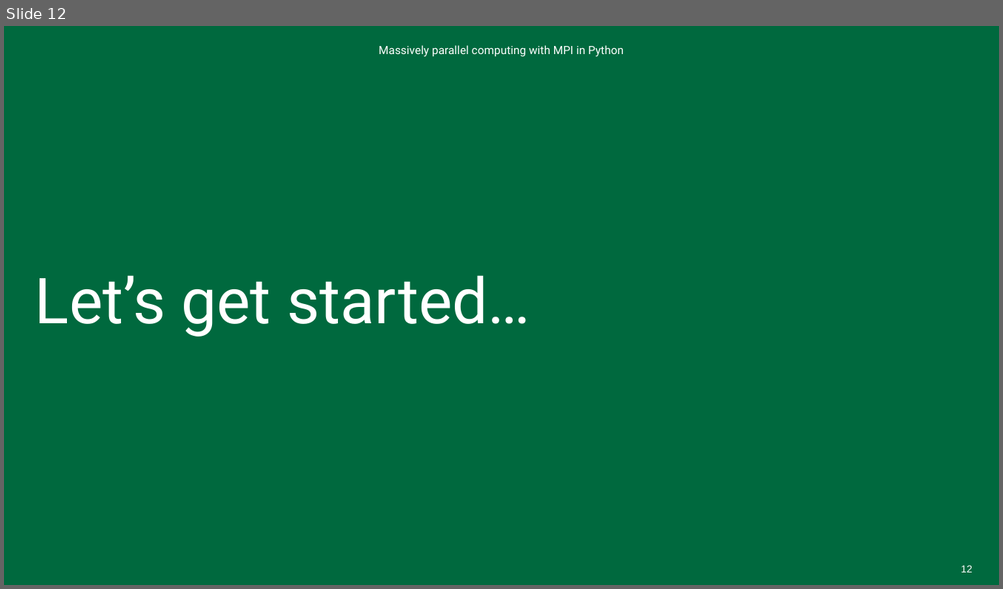
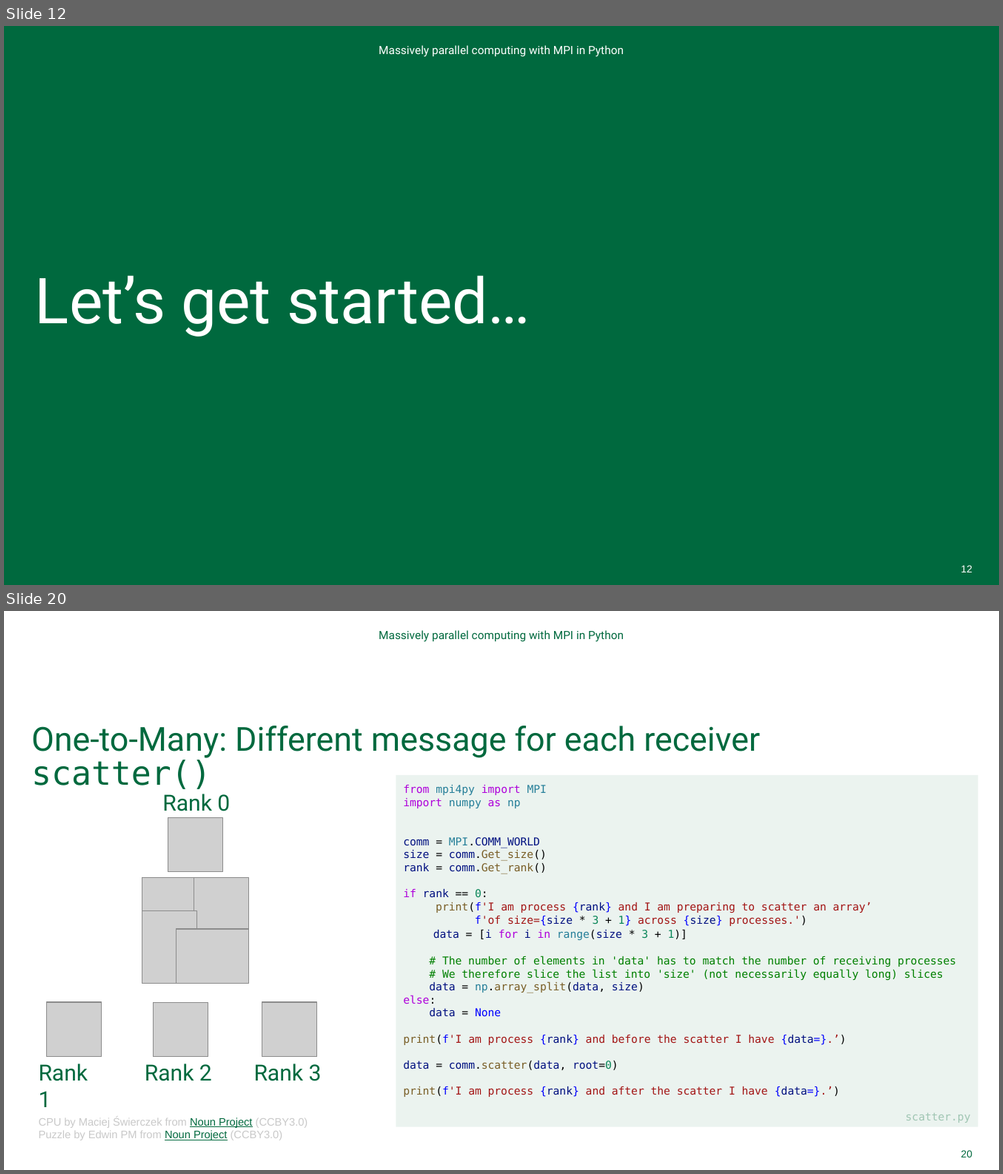
Before and after one commit to Dartmouth-Libraries/distributed-computing-with-python-and-mpi, a slide deck: ppt/Distributed-Computing-with-MPI.pptx. Shown one above the other, each under a label of ours: slide 12 before the commit, slides 12 and 20 after it; the slides between them are not shown. The pictures are 1003x589 and 1003x1174 pixels, drawn with LibreOffice and Linux fonts; fonts in the diff are those of the drawing; grey boxes stand for pictures; background and template pictures are left out. Boxes give left, top, right and bottom in pixels: in the first picture for what was removed or moved away, otherwise in the second. Text is boxed around its words. In the diff, an @@ line names an element or a change of style, - is before the commit and + after.

```diff
--- a/ppt/Distributed-Computing-with-MPI.pptx
+++ b/ppt/Distributed-Computing-with-MPI.pptx
@@ slide 20 added at box(4, 611, 999, 1170), background #FFFFFF @@
@@ text added at box(378, 630, 623, 642), 11 pt, text #00693E @@
+Massively parallel computing with MPI in Python
@@ title added at box(31, 726, 760, 789), 32 pt, text #00693E @@
+One-to-Many: Different message for each receiver
+scatter()
@@ rectangle added at box(395, 775, 978, 1128), fill #EBF3EF, 10.5 pt, text #A31515 @@
+from mpi4py import MPI
+import numpy as np
+comm = MPI.COMM_WORLD
+size = comm.Get_size()
+rank = comm.Get_rank()
+if rank == 0:
+print(f'I am process {rank} and I am preparing to scatter an array’
+f'of size={size * 3 + 1} across {size} processes.')
+data = [i for i in range(size * 3 + 1)]
+# The number of elements in 'data' has to match the number of receiving processes
+# We therefore slice the list into 'size' (not necessarily equally long) slices
+data = np.array_split(data, size)
+else:
+data = None
+print(f'I am process {rank} and before the scatter I have {data=}.’)
+data = comm.scatter(data, root=0)
+print(f'I am process {rank} and after the scatter I have {data=}.’)
+scatter.py
@@ text added at box(162, 794, 230, 812), 21.4 pt, text #00693E @@
+Rank 0
@@ picture added at box(168, 817, 223, 872) @@
@@ picture added at box(142, 877, 214, 932) @@
@@ picture added at box(194, 877, 249, 950) @@
@@ picture added at box(142, 911, 196, 983) @@
@@ picture added at box(176, 930, 249, 984) @@
@@ picture added at box(46, 1002, 102, 1057) @@
@@ picture added at box(153, 1002, 208, 1057) @@
@@ picture added at box(262, 1002, 317, 1057) @@
@@ text added at box(39, 1064, 88, 1108), 21.4 pt, text #00693E @@
+Rank 1
@@ text added at box(145, 1064, 212, 1082), 21.4 pt, text #00693E @@
+Rank 2
@@ text added at box(254, 1064, 321, 1082), 21.4 pt, text #00693E @@
+Rank 3
@@ text added at box(39, 1118, 308, 1141), 10.5 pt, text #C9C9C9 @@
+CPU by Maciej Świerczek from Noun Project (CCBY3.0)
+Puzzle by Edwin PM from Noun Project (CCBY3.0)
@@ page number added at box(961, 1150, 972, 1158), 9.8 pt, text #00693E @@
+20
```
Also in this commit, not shown: 3 slides changed, 9 other slides added.
